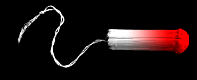
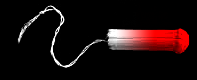
Comparing the layer stacks of the two 197px x 80px images. Changes:
pixels changed over [116, 29, 168, 51] (layer not identified)
